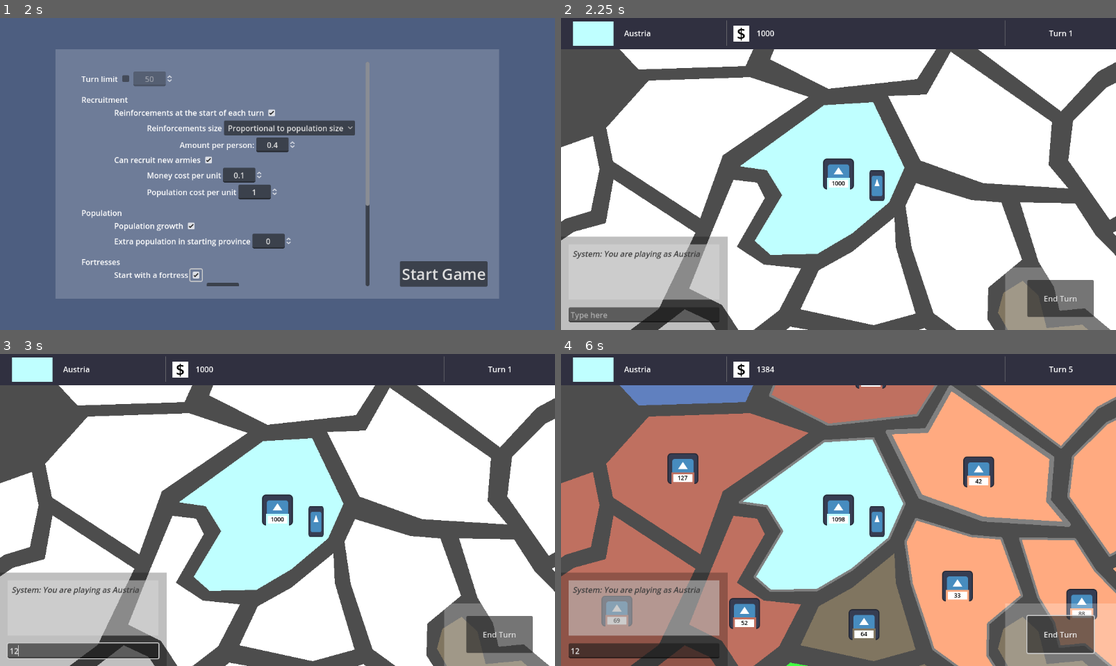
Above: before the commit, frames 1-4 (two rows, left to right).
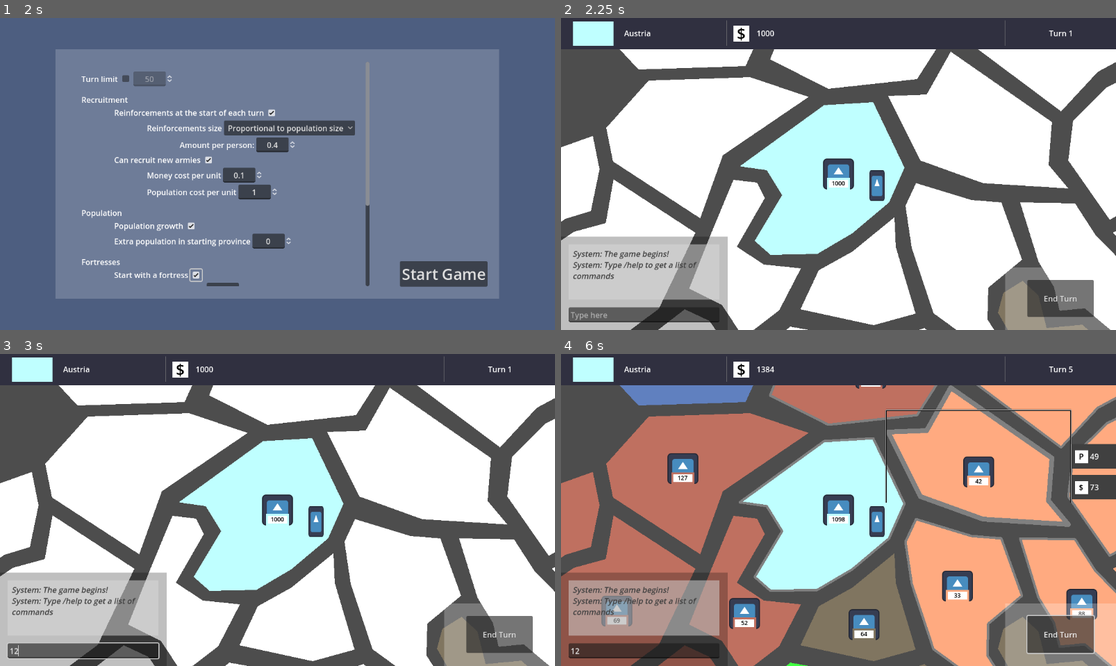
Above: after the commit, the same moments.

Repository: SamTheBlow/grand-strategy-game
Game: Godot game, scene res://scenes/main.tscn
The game is run twice, just before and just after one commit, with the same random seed, the same clock (stepped at 60 frames per second) and the same inputs. The engine's default icon, where the game draws it, is replaced by a stand-in: a white triangle on a blue panel in a dark square.
Inputs (mouse positions are in pixels of both pictures, inside the frame that each line leads up to):
- Up to frame 1 (2 s): click (194, 273) at 0.5 s; click (194, 273) at 1.25 s
- Up to frame 2 (2.25 s): click "Start Game" at 2 s
- Up to frame 3 (3 s): click (83, 650) at 2.77 s; type "12" at 2.85 s
- Up to frame 4 (6 s): click "End Turn" at 3.5 s; click "End Turn" at 4.25 s; click "End Turn" at 5 s; tap Enter at 5.75 s; move the mouse to (960, 494) at 5.77 s; click (960, 494) at 5.92 s

Frame 1 is identical in both runs. In frame 2, 0.5% of the frame differs, in the area x 2-26%, y 74-84%; in frame 3, 0.5%; in frame 4, 2.1%, in the area x 2-100%, y 17-84%.

Commit message:
Add UI that shows info about a province

Diff:
--- a/GrandStrategyGame/scenes/game.tscn
+++ b/GrandStrategyGame/scenes/game.tscn
@@ -1,8 +1,8 @@
-[gd_scene load_steps=15 format=3 uid="uid://c74o2ubgawogb"]
+[gd_scene load_steps=16 format=3 uid="uid://c74o2ubgawogb"]
 
 [ext_resource type="Script" path="res://scripts/game/game.gd" id="1_yoos1"]
 [ext_resource type="PackedScene" uid="uid://eso260jnknd4" path="res://scenes/army.tscn" id="2_14kbw"]
-[ext_resource type="PackedScene" uid="uid://by865efl4iwy" path="res://scenes/troop_ui.tscn" id="2_dx3sp"]
+[ext_resource type="PackedScene" uid="uid://by865efl4iwy" path="res://scenes/ui/troop_ui.tscn" id="2_dx3sp"]
 [ext_resource type="Script" path="res://scripts/camera/camera.gd" id="2_lblr6"]
 [ext_resource type="Script" path="res://scripts/camera/camera_drag.gd" id="3_3p7sw"]
 [ext_resource type="PackedScene" uid="uid://cwi4tinm2f73x" path="res://scenes/fortress.tscn" id="3_u3whv"]
@@ -12,6 +12,7 @@
 [ext_resource type="Script" path="res://scripts/ui/game_over_popup.gd" id="5_s4mjp"]
 [ext_resource type="PackedScene" uid="uid://dpgoa2yg5bjcp" path="res://scenes/world_2d.tscn" id="6_5jo7e"]
 [ext_resource type="Script" path="res://scripts/ui/drag_source.gd" id="6_pwyey"]
+[ext_resource type="PackedScene" uid="uid://btp4jcvpp4jg2" path="res://scenes/ui/component_ui.tscn" id="7_dxau2"]
 [ext_resource type="Script" path="res://scripts/ui/color_rect_aspect_ratio.gd" id="10_2dak6"]
 [ext_resource type="Script" path="res://scripts/ui/top_bar.gd" id="10_87bnf"]
 
@@ -20,8 +21,9 @@
 army_scene = ExtResource("2_14kbw")
 fortress_scene = ExtResource("3_u3whv")
 province_scene = ExtResource("4_52jos")
+world_2d_scene = ExtResource("6_5jo7e")
 troop_ui_scene = ExtResource("2_dx3sp")
-world_2d_scene = ExtResource("6_5jo7e")
+component_ui_scene = ExtResource("7_dxau2")
 top_bar = NodePath("UILayer/GameUI/TopBar")
 
 [node name="WorldLayer" type="CanvasLayer" parent="."]
@@ -48,6 +50,13 @@
 grow_horizontal = 2
 grow_vertical = 2
 mouse_filter = 2
+
+[node name="ComponentUI" type="Control" parent="UILayer/GameUI"]
+unique_name_in_owner = true
+layout_mode = 3
+anchors_preset = 0
+offset_right = 40.0
+offset_bottom = 40.0
 
 [node name="TopBar" type="Control" parent="UILayer/GameUI" node_paths=PackedStringArray("country_color_rect", "country_name_label", "country_money_label", "game_turn_label")]
 layout_mode = 1
@@ -104,9 +113,8 @@
 [node name="ColorRect" type="ColorRect" parent="UILayer/GameUI/TopBar/HBoxContainer/YourCountry/MarginContainer/HBoxContainer/CountryColor"]
 layout_mode = 1
 anchors_preset = -1
-anchor_top = 0.0314592
-anchor_right = 1.0
-anchor_bottom = 0.968541
+anchor_right = 1.0
+anchor_bottom = 1.0
 grow_horizontal = 2
 grow_vertical = 2
 script = ExtResource("10_2dak6")
@@ -179,9 +187,8 @@
 [node name="ColorRect" type="ColorRect" parent="UILayer/GameUI/TopBar/HBoxContainer/Money/HBoxContainer/Icon/MarginContainer/Control"]
 layout_mode = 1
 anchors_preset = -1
-anchor_top = 0.0657895
-anchor_right = 1.0
-anchor_bottom = 0.934211
+anchor_right = 1.0
+anchor_bottom = 1.0
 script = ExtResource("10_2dak6")
 
 [node name="Label" type="Label" parent="UILayer/GameUI/TopBar/HBoxContainer/Money/HBoxContainer/Icon/MarginContainer/Control"]
--- /dev/null
+++ b/GrandStrategyGame/scenes/ui/component_ui.tscn
@@ -0,0 +1,162 @@
+[gd_scene load_steps=3 format=3 uid="uid://btp4jcvpp4jg2"]
+
+[ext_resource type="Script" path="res://scripts/ui/component_ui.gd" id="1_p8xv2"]
+[ext_resource type="Script" path="res://scripts/ui/color_rect_aspect_ratio.gd" id="2_gn6af"]
+
+[node name="ComponentUi" type="Control" node_paths=PackedStringArray("population_size_label", "income_money_label", "right_side_nodes")]
+layout_mode = 3
+anchors_preset = 0
+mouse_filter = 2
+script = ExtResource("1_p8xv2")
+line_top = -128.0
+line_bottom = 64.0
+line_length_x = 192.0
+population_size_label = NodePath("Control/MarginContainer/HBoxContainer/Label")
+income_money_label = NodePath("Control2/MarginContainer/HBoxContainer/Label")
+right_side_nodes = [NodePath("Control"), NodePath("Control2")]
+
+[node name="Control" type="Control" parent="."]
+anchors_preset = 0
+offset_left = 192.0
+offset_top = -64.0
+offset_right = 320.0
+mouse_filter = 2
+
+[node name="MarginContainer2" type="MarginContainer" parent="Control"]
+layout_mode = 1
+anchors_preset = -1
+anchor_top = 0.1
+anchor_right = 1.0
+anchor_bottom = 0.9
+grow_horizontal = 2
+grow_vertical = 2
+mouse_filter = 2
+
+[node name="ColorRect" type="ColorRect" parent="Control/MarginContainer2"]
+layout_mode = 2
+mouse_filter = 2
+color = Color(0.25098, 0.25098, 0.25098, 1)
+
+[node name="MarginContainer" type="MarginContainer" parent="Control"]
+layout_mode = 1
+anchors_preset = -1
+anchor_right = 1.0
+anchor_bottom = 1.0
+offset_left = 8.0
+offset_top = 8.0
+offset_right = -8.0
+offset_bottom = -8.0
+mouse_filter = 2
+
+[node name="HBoxContainer" type="HBoxContainer" parent="Control/MarginContainer"]
+layout_mode = 2
+mouse_filter = 2
+
+[node name="Control" type="Control" parent="Control/MarginContainer/HBoxContainer"]
+layout_mode = 2
+size_flags_horizontal = 3
+size_flags_stretch_ratio = 0.25
+mouse_filter = 2
+
+[node name="ColorRect" type="ColorRect" parent="Control/MarginContainer/HBoxContainer/Control"]
+layout_mode = 1
+anchors_preset = -1
+anchor_top = 0.239583
+anchor_right = 1.0
+anchor_bottom = 0.760417
+grow_horizontal = 2
+grow_vertical = 2
+mouse_filter = 2
+script = ExtResource("2_gn6af")
+
+[node name="Label" type="Label" parent="Control/MarginContainer/HBoxContainer/Control"]
+layout_mode = 1
+anchors_preset = 15
+anchor_right = 1.0
+anchor_bottom = 1.0
+grow_horizontal = 2
+grow_vertical = 2
+theme_override_colors/font_color = Color(0, 0, 0, 1)
+text = "P"
+horizontal_alignment = 1
+vertical_alignment = 1
+
+[node name="Label" type="Label" parent="Control/MarginContainer/HBoxContainer"]
+layout_mode = 2
+size_flags_horizontal = 3
+size_flags_stretch_ratio = 0.75
+text = "420691337"
+vertical_alignment = 1
+
+[node name="Control2" type="Control" parent="."]
+anchors_preset = 0
+offset_left = 192.0
+offset_right = 320.0
+offset_bottom = 64.0
+mouse_filter = 2
+
+[node name="MarginContainer2" type="MarginContainer" parent="Control2"]
+layout_mode = 1
+anchors_preset = -1
+anchor_top = 0.1
+anchor_right = 1.0
+anchor_bottom = 0.9
+grow_horizontal = 2
+grow_vertical = 2
+mouse_filter = 2
+
+[node name="ColorRect" type="ColorRect" parent="Control2/MarginContainer2"]
+layout_mode = 2
+mouse_filter = 2
+color = Color(0.25098, 0.25098, 0.25098, 1)
+
+[node name="MarginContainer" type="MarginContainer" parent="Control2"]
+layout_mode = 1
+anchors_preset = -1
+anchor_right = 1.0
+anchor_bottom = 1.0
+offset_left = 8.0
+offset_top = 8.0
+offset_right = -8.0
+offset_bottom = -8.0
+mouse_filter = 2
+
+[node name="HBoxContainer" type="HBoxContainer" parent="Control2/MarginContainer"]
+layout_mode = 2
+mouse_filter = 2
+
+[node name="Control" type="Control" parent="Control2/MarginContainer/HBoxContainer"]
+layout_mode = 2
+size_flags_horizontal = 3
+size_flags_stretch_ratio = 0.25
+mouse_filter = 2
+
+[node name="ColorRect" type="ColorRect" parent="Control2/MarginContainer/HBoxContainer/Control"]
+layout_mode = 1
+anchors_preset = -1
+anchor_top = 0.21875
+anchor_right = 1.0
+anchor_bottom = 0.78125
+grow_horizontal = 2
+grow_vertical = 2
+mouse_filter = 2
+script = ExtResource("2_gn6af")
+
+[node name="Label" type="Label" parent="Control2/MarginContainer/HBoxContainer/Control"]
+layout_mode = 1
+anchors_preset = 15
+anchor_right = 1.0
+anchor_bottom = 1.0
+grow_horizontal = 2
+grow_vertical = 2
+theme_override_colors/font_color = Color(0, 0, 0, 1)
+text = "$"
+horizontal_alignment = 1
+vertical_alignment = 1
+
+[node name="Label" type="Label" parent="Control2/MarginContainer/HBoxContainer"]
+layout_mode = 2
+size_flags_horizontal = 3
+size_flags_stretch_ratio = 0.75
+text = "69420"
+vertical_alignment = 1
--- a/GrandStrategyGame/scripts/chat/chat.gd
+++ b/GrandStrategyGame/scripts/chat/chat.gd
@@ -83,6 +83,11 @@
 	chat_input.text = ""
 
 
+func _ready() -> void:
+	system_message("The game begins!")
+	system_message("Type /help to get a list of commands")
+
+
 func system_message(new_text: String) -> void:
 	chat_log.text += (
 			"[i][color=#404040]" + "System: " + new_text + "[/color][/i]\n"
--- a/GrandStrategyGame/scripts/game/game.gd
+++ b/GrandStrategyGame/scripts/game/game.gd
@@ -7,8 +7,10 @@
 @export var army_scene: PackedScene
 @export var fortress_scene: PackedScene
 @export var province_scene: PackedScene
+@export var world_2d_scene: PackedScene
+
 @export var troop_ui_scene: PackedScene
-@export var world_2d_scene: PackedScene
+@export var component_ui_scene: PackedScene
 
 @export var top_bar: TopBar
 
@@ -21,6 +23,7 @@
 # References to children nodes
 var world: GameWorld
 var turn: GameTurn
+var component_ui: ComponentUI
 
 var _your_id: int
 
@@ -28,13 +31,6 @@
 var global_modifiers: Dictionary = {}
 
 @onready var chat := %Chat as Chat
-
-
-func _ready() -> void:
-	chat.system_message(
-			"You are playing as "
-			+ players.player_from_id(_your_id).playing_country.country_name
-	)
 
 
 func _on_new_turn() -> void:
@@ -49,7 +45,7 @@
 	game_over_node.set_text(winning_country.country_name + " wins!")
 
 
-func _on_province_selected(province: Province) -> void:
+func _on_province_clicked(province: Province) -> void:
 	var your_country: Country = countries.country_from_id(_your_id)
 	var provinces_node: Provinces = world.provinces
 	if provinces_node.selected_province:
@@ -77,6 +73,17 @@
 		province.show_neighbors(ProvinceShapePolygon2D.OutlineType.NEIGHBOR_TARGET)
 	else:
 		province.show_neighbors(ProvinceShapePolygon2D.OutlineType.NEIGHBOR)
+
+
+func _on_province_selected() -> void:
+	component_ui = component_ui_scene.instantiate() as ComponentUI
+	component_ui.init(world.provinces.selected_province)
+	%ComponentUI.add_child(component_ui)
+
+
+func _on_province_deselected() -> void:
+	%ComponentUI.remove_child(component_ui)
+	component_ui.queue_free()
 
 
 func _on_recruit_cancelled() -> void:
--- a/GrandStrategyGame/scripts/game/game_from_json.gd
+++ b/GrandStrategyGame/scripts/game/game_from_json.gd
@@ -281,11 +281,15 @@
 			fortress.add_visuals()
 			province.buildings.add(fortress)
 
+	var base_income: int = 0
 	if json_data.has("income_money"):
-		province._income_money = json_data["income_money"]
+		base_income = json_data["income_money"]
+	province._income_money = IncomeMoney.new(base_income, province)
 
 	province.name = str(province.id)
+	province.clicked.connect(game._on_province_clicked)
 	province.selected.connect(game._on_province_selected)
+	province.deselected.connect(game._on_province_deselected)
 	return province
 
 
--- a/GrandStrategyGame/scripts/game/game_to_json.gd
+++ b/GrandStrategyGame/scripts/game/game_to_json.gd
@@ -55,7 +55,7 @@
 			"id": province.id,
 			"position": {"x": province.position.x, "y": province.position.y},
 			"owner_country_id": province._owner_country.id,
-			"income_money": province._income_money,
+			"income_money": province.income_money().base_income,
 			"position_army_host_x": province.position_army_host.x,
 			"position_army_host_y": province.position_army_host.y,
 		}
--- /dev/null
+++ b/GrandStrategyGame/scripts/game_resources/income_money.gd
@@ -0,0 +1,40 @@
+class_name IncomeMoney
+## Class responsible for money income in given province.
+
+
+signal changed(new_value: int)
+
+var base_income: int = 0 : set = set_base_income
+var _province: Province
+
+
+func _init(base_income_: int, province: Province) -> void:
+	_province = province
+	base_income = base_income_
+	province.population.size_changed.connect(_on_population_size_changed)
+
+
+func _on_population_size_changed(_new_value: int) -> void:
+	if (
+		_province.game.rules.province_income_option
+		== GameRules.ProvinceIncome.POPULATION
+	):
+		changed.emit(total())
+
+
+func set_base_income(value: int) -> void:
+	base_income = value
+	changed.emit(total())
+
+
+func total() -> int:
+	var total_income: int = base_income
+	if (
+		_province.game.rules.province_income_option
+		== GameRules.ProvinceIncome.POPULATION
+	):
+		total_income += floori(
+				_province.game.rules.province_income_per_person
+				* _province.population.population_size
+		)
+	return total_income
--- a/GrandStrategyGame/scripts/population/population.gd
+++ b/GrandStrategyGame/scripts/population/population.gd
@@ -2,5 +2,12 @@
 extends Node
 
 
+signal size_changed(new_value: int)
+
 ## Must be positive or zero
-var population_size: int
+var population_size: int : set = set_size
+
+
+func set_size(value: int) -> void:
+	population_size = value
+	size_changed.emit(value)
--- a/GrandStrategyGame/scripts/provinces/province.gd
+++ b/GrandStrategyGame/scripts/provinces/province.gd
@@ -2,7 +2,9 @@
 extends Node2D
 
 
-signal selected(this_province: Province)
+signal clicked(this_province: Province)
+signal selected()
+signal deselected()
 
 var game: Game
 
@@ -19,17 +21,17 @@
 # Other data
 var links: Array[Province] = []
 var _owner_country := Country.new()
-var _income_money: int = 0
+var _income_money: IncomeMoney
 
 
 func _on_new_turn() -> void:
 	ProvinceNewOwner.new().update_province_owner(self)
 	ArmyReinforcements.new().reinforce_province(self)
-	_owner_country.money += income_money()
+	_owner_country.money += _income_money.total()
 
 
 func _on_shape_clicked() -> void:
-	selected.emit(self)
+	clicked.emit(self)
 
 
 func setup_population(population_size: int, population_growth: bool) -> void:
@@ -70,15 +72,7 @@
 	shape_node.color = country.color
 
 
-func income_money() -> int:
-	if (
-		game.rules.province_income_option
-		== GameRules.ProvinceIncome.POPULATION
-	):
-		return floori(
-				game.rules.province_income_per_person
-				* population.population_size
-		)
+func income_money() -> IncomeMoney:
 	return _income_money
 
 
@@ -92,6 +86,7 @@
 
 func select() -> void:
 	province_shape().outline_type = ProvinceShapePolygon2D.OutlineType.SELECTED
+	selected.emit()
 
 
 func deselect() -> void:
@@ -99,6 +94,7 @@
 	if shape_node.outline_type == ProvinceShapePolygon2D.OutlineType.SELECTED:
 		for link in links:
 			link.deselect()
+		deselected.emit()
 	shape_node.outline_type = ProvinceShapePolygon2D.OutlineType.NONE
 
 
--- /dev/null
+++ b/GrandStrategyGame/scripts/ui/component_ui.gd
@@ -0,0 +1,128 @@
+@tool
+class_name ComponentUI
+extends Control
+## Interface that appears around a given object.
+## It can give information about the object and have widgets like buttons.
+## (Currently only works on a Province object)
+
+
+@export_category("Line")
+@export var line_top: float = -64.0 : set = set_line_top
+@export var line_bottom: float = 0.0 : set = set_line_bottom
+@export var line_length_x: float = 64.0 : set = set_line_length_x
+
+@export_category("Inner nodes")
+@export var population_size_label: Label
+@export var income_money_label: Label
+@export var buy_fortress_button: Button
+@export var recruit_button: Button
+
+@export var right_side_nodes: Array[Control]
+
+var _province: Province
+
+
+func _ready() -> void:
+	_update_right_side_nodes()
+
+
+func _process(_delta: float) -> void:
+	if not _province:
+		return
+
+	# Follow the object's position
+	var world_position: Vector2 = _province.position_army_host
+	var zoom: Vector2 = get_viewport().get_camera_2d().zoom
+	var cam_position: Vector2 = get_viewport().get_camera_2d().global_position
+	var half_viewport_size: Vector2 = get_viewport_rect().size * 0.5
+	position = zoom * (world_position - cam_position) + half_viewport_size
+
+
+func _draw() -> void:
+	# Top line
+	draw_line(
+			Vector2(-line_length_x, line_top),
+			Vector2(line_length_x, line_top),
+			Color.BLACK,
+			3.0
+	)
+	draw_line(
+			Vector2(-line_length_x, line_top),
+			Vector2(line_length_x, line_top),
+			Color.WHITE
+	)
+	# Left line
+	draw_line(
+			Vector2(-line_length_x, line_top),
+			Vector2(-line_length_x, line_bottom),
+			Color.BLACK,
+			3.0
+	)
+	draw_line(
+			Vector2(-line_length_x, line_top),
+			Vector2(-line_length_x, line_bottom),
+			Color.WHITE
+	)
+	# Right line
+	draw_line(
+			Vector2(line_length_x, line_top),
+			Vector2(line_length_x, line_bottom),
+			Color.BLACK,
+			3.0
+	)
+	draw_line(
+			Vector2(line_length_x, line_top),
+			Vector2(line_length_x, line_bottom),
+			Color.WHITE
+	)
+
+
+func _on_population_size_changed(new_value: int) -> void:
+	_update_population_size_label(new_value)
+
+
+func _on_income_money_changed(new_value: int) -> void:
+	_update_income_money_label(new_value)
+
+
+## To be called when creating this node.
+func init(province: Province) -> void:
+	_province = province
+	_update_population_size_label(province.population.population_size)
+	_update_income_money_label(province.income_money().total())
+	province.population.size_changed.connect(_on_population_size_changed)
+	province.income_money().changed.connect(_on_income_money_changed)
+
+
+func set_line_top(value: float) -> void:
+	line_top = value
+	_update_right_side_nodes()
+	queue_redraw()
+
+
+func set_line_bottom(value: float) -> void:
+	line_bottom = value
+	_update_right_side_nodes()
+	queue_redraw()
+
+
+func set_line_length_x(value: float) -> void:
+	line_length_x = value
+	_update_right_side_nodes()
+	queue_redraw()
+
+
+func _update_population_size_label(value: int) -> void:
+	population_size_label.text = str(value)
+
+
+func _update_income_money_label(value: int) -> void:
+	income_money_label.text = str(value)
+
+
+func _update_right_side_nodes() -> void:
+	var offset_y: float = 64.0
+	for i in right_side_nodes.size():
+		right_side_nodes[i].position.x = line_length_x
+		right_side_nodes[i].position.y = line_top + offset_y
+		offset_y += right_side_nodes[i].size.y
Renamed: GrandStrategyGame/scenes/troop_ui.tscn -> GrandStrategyGame/scenes/ui/troop_ui.tscn
